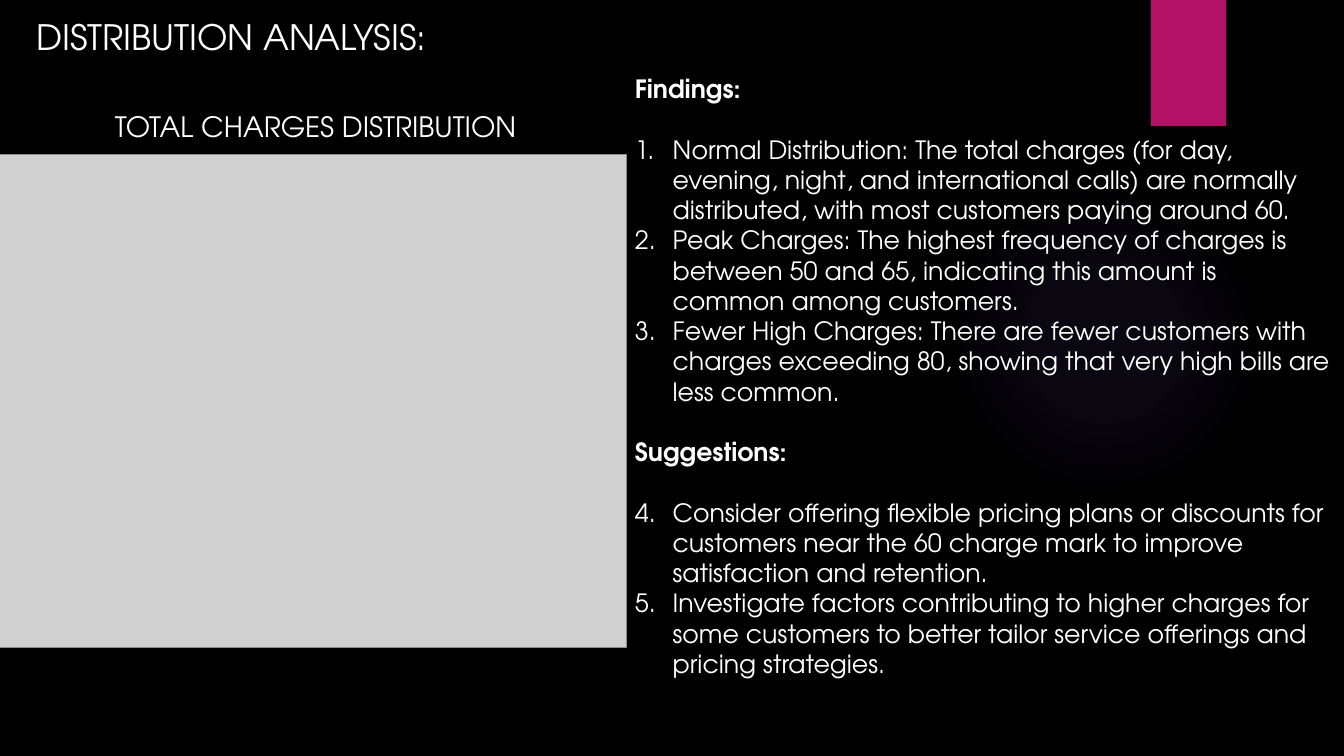
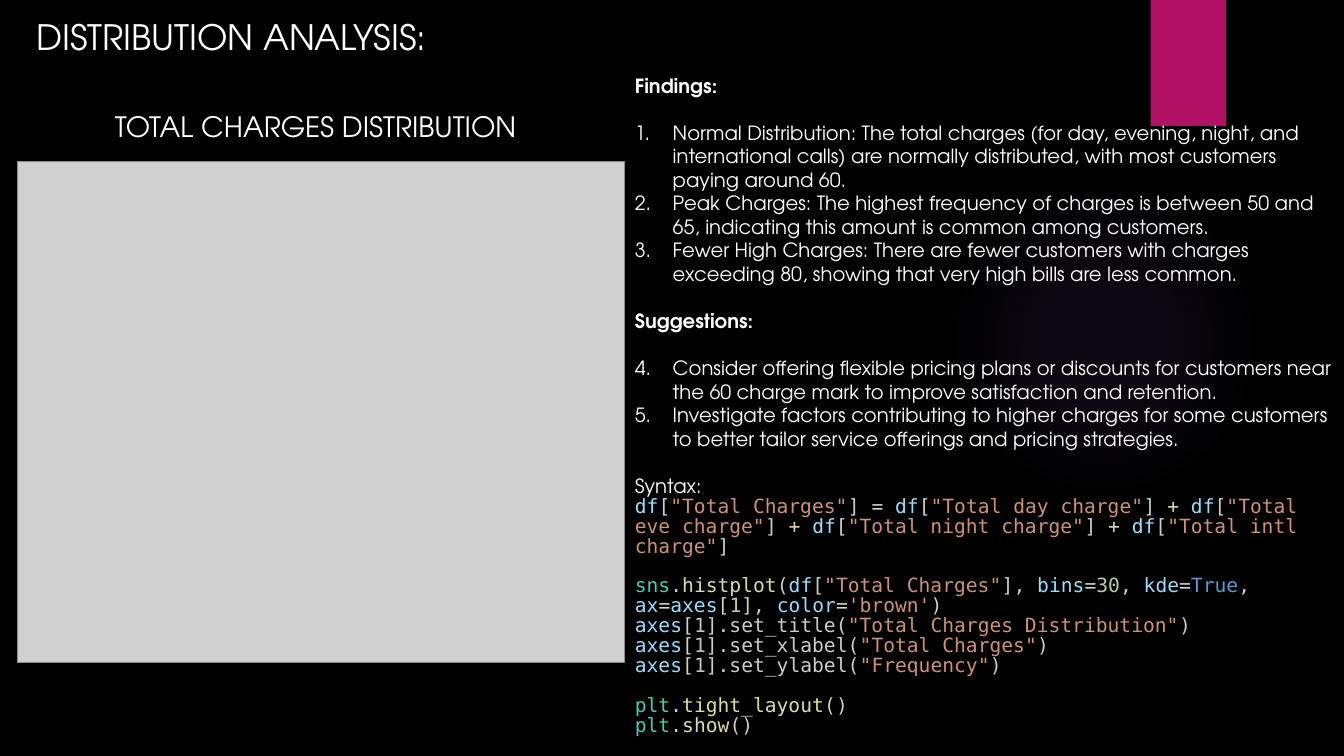
Before and after one commit to MariaBurke-sal/Telecom-Churn, a slide deck: slide 9 of Analyzing Telecom Churn Data for Business Insights and.pptx. Drawn at 1344x756 pixels with LibreOffice and Linux fonts; fonts in the diff are those of the drawing; grey boxes stand for pictures; background and template pictures are left out. Boxes give left, top, right and bottom in pixels: in the first picture for what was removed or moved away, otherwise in the second. Text is boxed around its words. In the diff, an @@ line names an element or a change of style, - is before the commit and + after.

```diff
--- a/Analyzing Telecom Churn Data for Business Insights and.pptx
+++ b/Analyzing Telecom Churn Data for Business Insights and.pptx
@@ text at box(635, 78, 1331, 451): size 18 to 14 pt in "Findings:", "Normal Distribution: The total charges (for day, ...", "Peak Charges: The highest frequency of charges ...", "Fewer High Charges: There are fewer customers ..." and 3 more places @@
@@ picture: place and size @@
-picture at box(0, 154, 626, 647)
+picture at box(17, 161, 625, 662)
@@ text at box(635, 478, 1297, 736): paragraphs added @@
+Syntax:
+df["Total Charges"] = df["Total day charge"] + df["Total eve charge"] + df["Total night charge"] + df["Total intl charge"]
+sns.histplot(df["Total Charges"], bins=30, kde=True, ax=axes[1], color='brown')
+axes[1].set_title("Total Charges Distribution")
+axes[1].set_xlabel("Total Charges")
+axes[1].set_ylabel("Frequency")
+plt.tight_layout()
+plt.show()
```
Also in this commit, not shown: 8 other slides changed, 1 slide removed.
